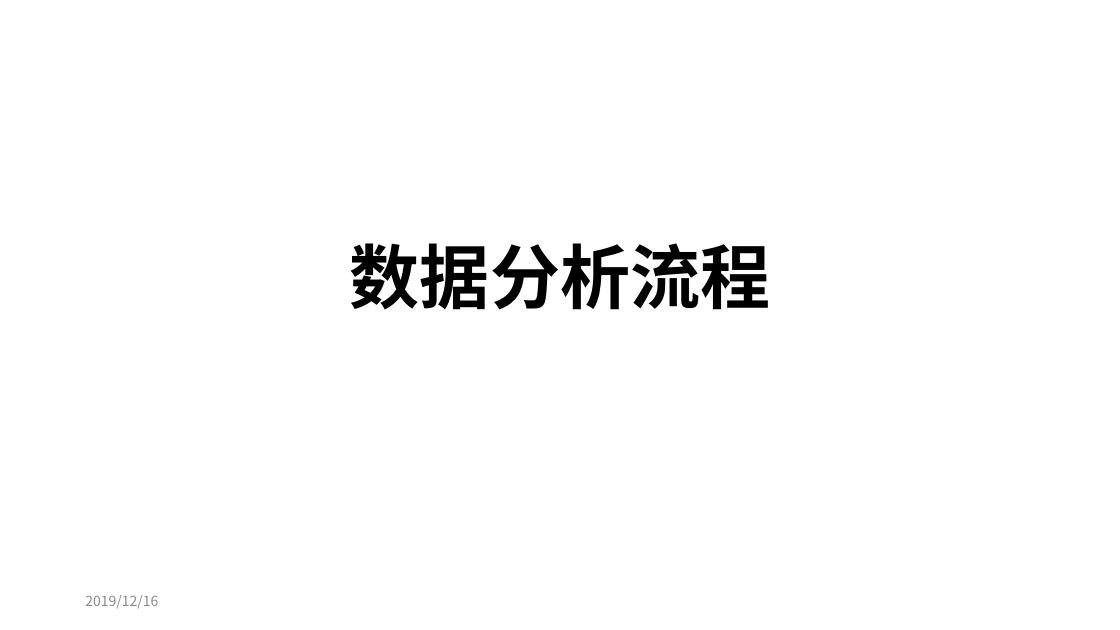
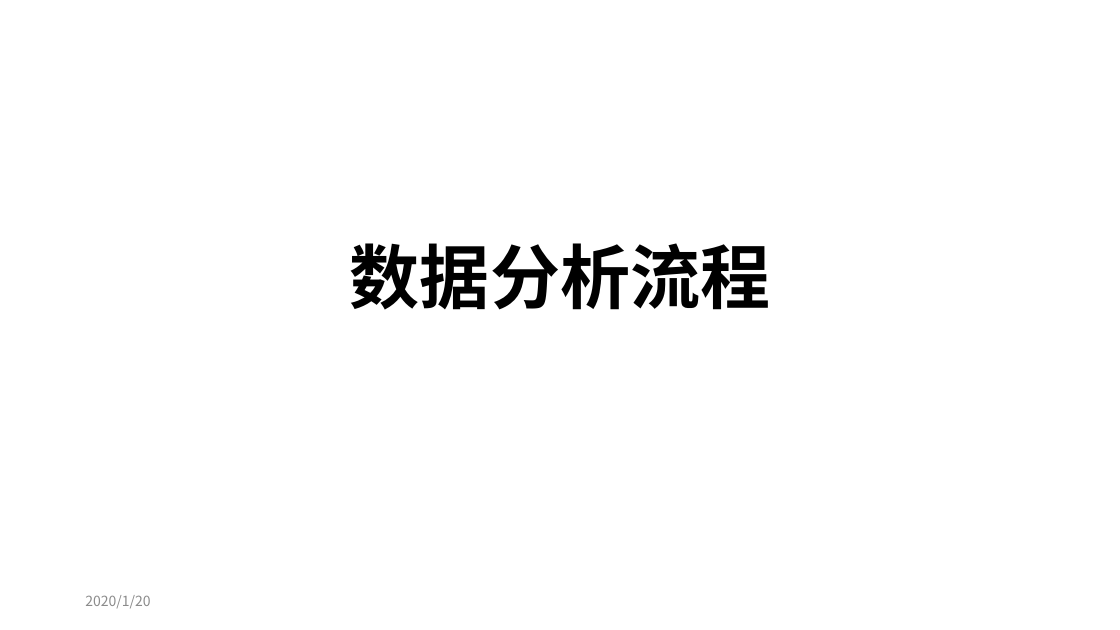
Before and after one commit to jianglei666/gitskills, a slide deck: slide 1 of data_analyse.pptx. Drawn at 1120x630 pixels with LibreOffice and Linux fonts; fonts in the diff are those of the drawing. Boxes give left, top, right and bottom in pixels: in the first picture for what was removed or moved away, otherwise in the second. Text is boxed around its words. In the diff, an @@ line names an element or a change of style, - is before the commit and + after.

```diff
--- a/data_analyse.pptx
+++ b/data_analyse.pptx
@@ text at (x1=85, y1=595, x2=150, y2=608): text changed @@
-2019/12/16
+2020/1/20
```
Also in this commit, not shown: 1 other slide changed, 1 slide added.
